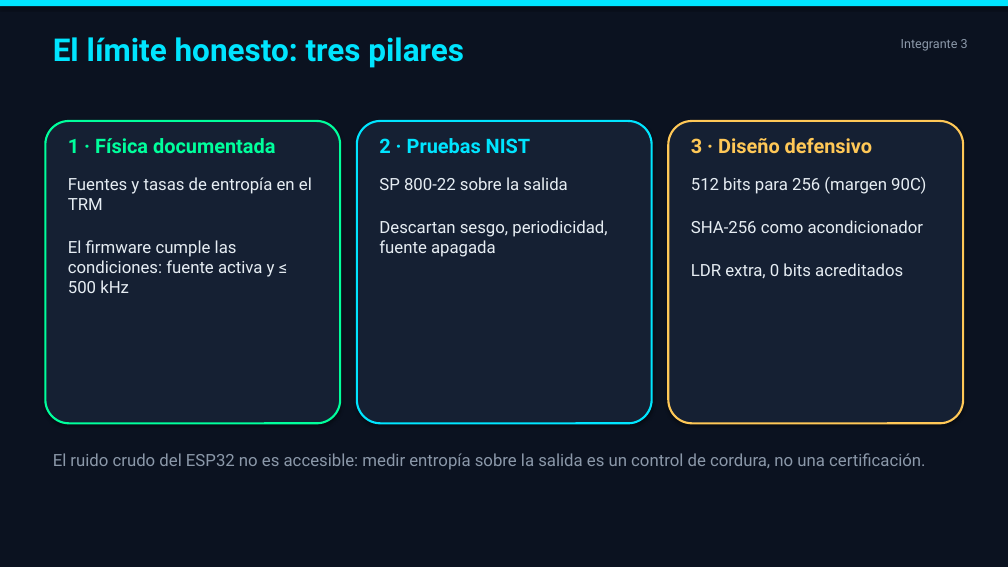
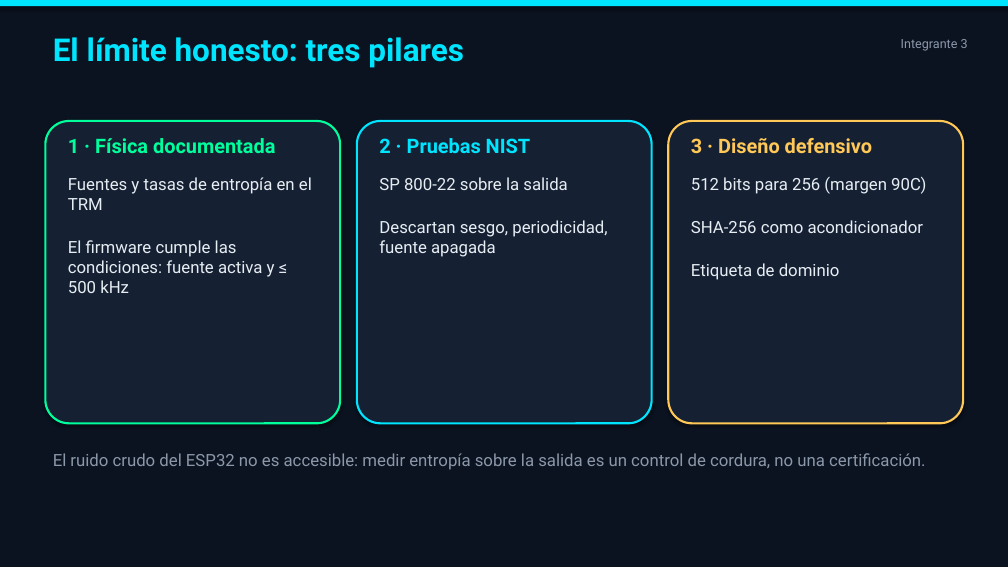
Before and after one commit to agustinhgimenez/EntropySigner, a slide deck: slide 19 of presentation/EntropySigner_RNG.pptx. Drawn at 1008x567 pixels with LibreOffice and Linux fonts; fonts in the diff are those of the drawing. Boxes give left, top, right and bottom in pixels: in the first picture for what was removed or moved away, otherwise in the second. Text is boxed around its words. In the diff, an @@ line names an element or a change of style, - is before the commit and + after.

```diff
--- a/presentation/EntropySigner_RNG.pptx
+++ b/presentation/EntropySigner_RNG.pptx
@@ text at box(691, 263, 840, 280): text changed @@
-LDR extra, 0 bits acreditados
+Etiqueta de dominio
```
Also in this commit, not shown: 5 other slides changed, 6 other files.
